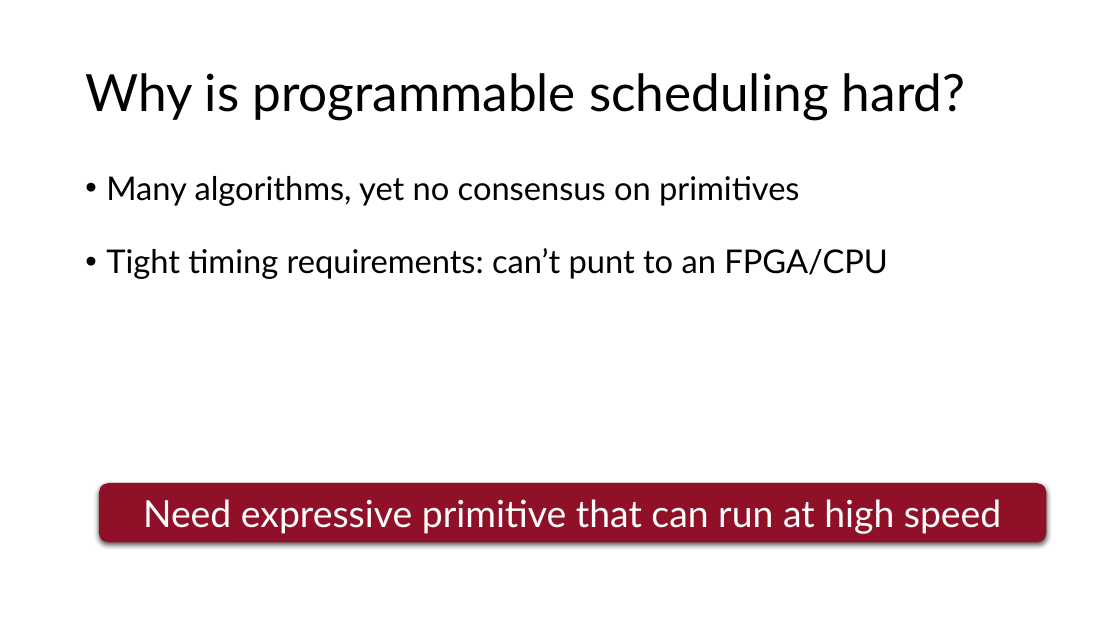
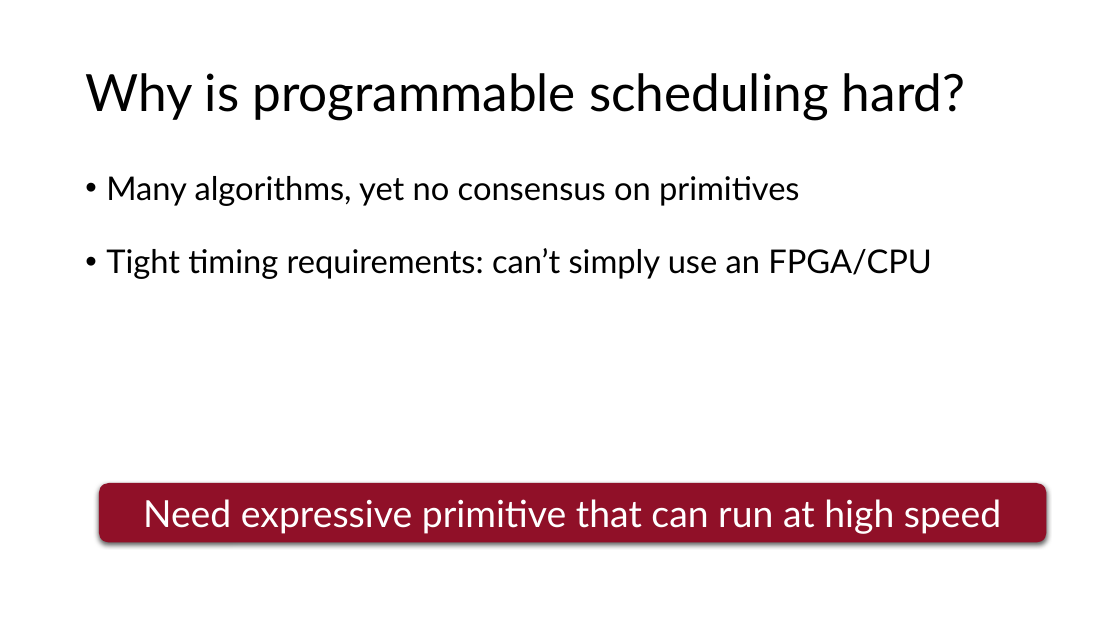
Before and after one commit to anirudhSK/pifo-domino-marple-ppts, a slide deck: slide 11 of combined_domino_pifo.pptx (slide 12 before the commit). Drawn at 1120x630 pixels with LibreOffice and Linux fonts; fonts in the diff are those of the drawing. Boxes give left, top, right and bottom in pixels: in the first picture for what was removed or moved away, otherwise in the second. Text is boxed around its words. In the diff, an @@ line names an element or a change of style, - is before the commit and + after.

```diff
--- a/combined_domino_pifo.pptx
+++ b/combined_domino_pifo.pptx
@@ text at [106,248,932,279]: text changed @@
-• Tight timing requirements: can’t punt to an FPGA/CPU
+• Tight timing requirements: can’t simply use an FPGA/CPU
```
Also in this commit, not shown: 4 other slides changed, 1 slide removed.
